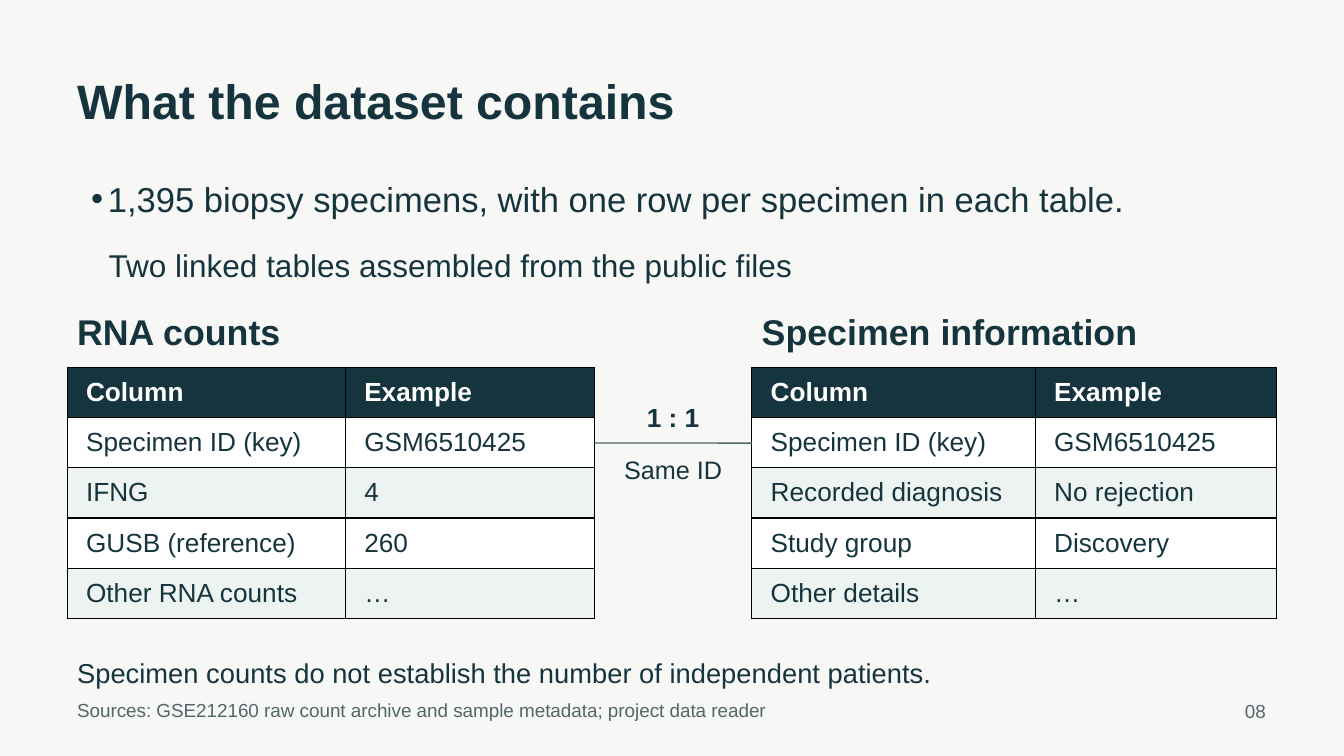
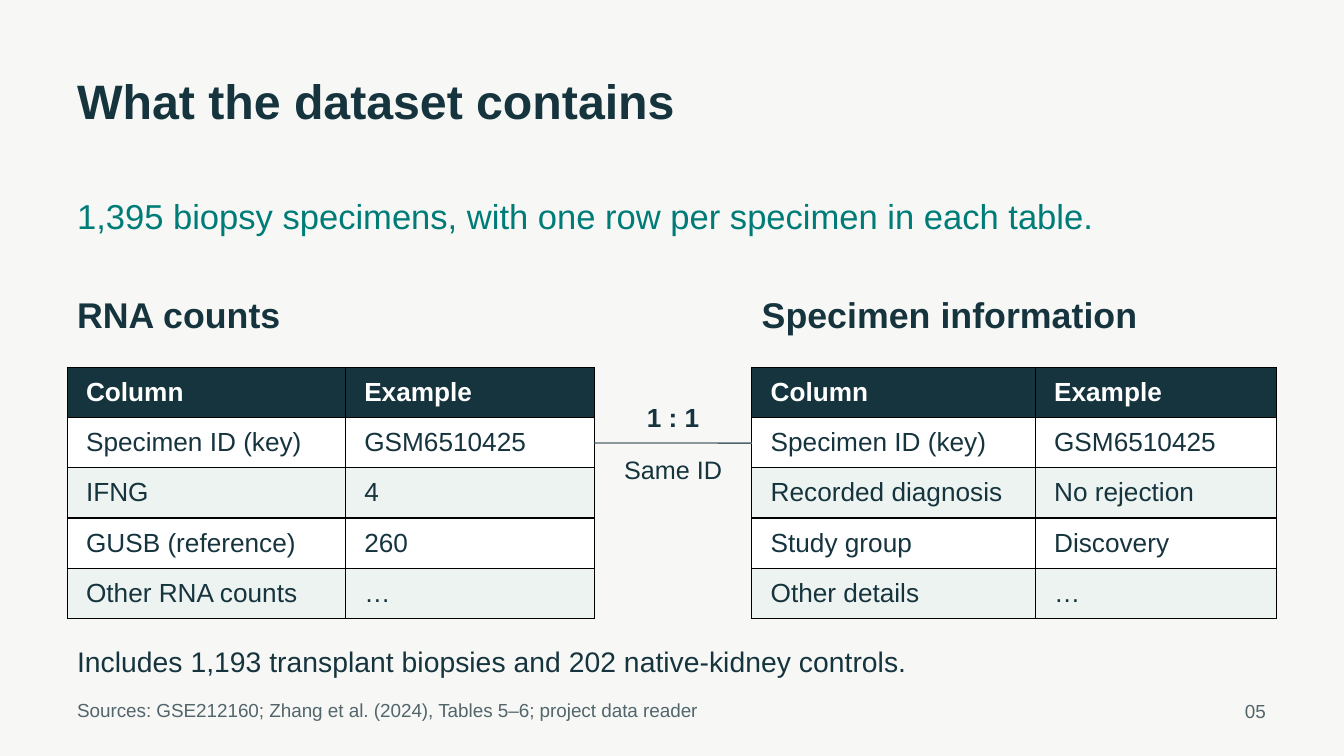
Before and after one commit to ca34525/Kidney-Biopsy-Rejection-Classifier, a slide deck: slide 5 of presentation/unos_kidney_biopsy.pptx (slide 8 before the commit). Drawn at 1344x756 pixels with LibreOffice and Linux fonts; fonts in the diff are those of the drawing. Boxes give left, top, right and bottom in pixels: in the first picture for what was removed or moved away, otherwise in the second. Text is boxed around its words. In the diff, an @@ line names an element or a change of style, - is before the commit and + after.

```diff
--- a/presentation/unos_kidney_biopsy.pptx
+++ b/presentation/unos_kidney_biopsy.pptx
@@ text "1,395 biopsy specimens, with one ..." at [77, 204, 1092, 236]: text colour #16343E to #007C78; bullet • to none; less space between paragraphs; vertical alignment top to middle @@
@@ text removed at [109, 254, 792, 283] @@
-Two linked tables assembled from the public files
@@ text "RNA counts": place and size @@
-text "RNA counts" at [77, 320, 280, 346]
+text "RNA counts" at [77, 303, 280, 329]
@@ text "Specimen information": place and size @@
-text "Specimen information" at [762, 319, 1138, 352]
+text "Specimen information" at [762, 302, 1138, 335]
@@ text added at [77, 651, 906, 678], 20.2 pt, text #16343E @@
+Includes 1,193 transplant biopsies and 202 native-kidney controls.
@@ text removed at [77, 663, 931, 688] @@
-Specimen counts do not establish the number of independent patients.
@@ text at [77, 703, 697, 721]: text changed @@
-Sources: GSE212160 raw count archive and sample metadata; project data reader
+Sources: GSE212160; Zhang et al. (2024), Tables 5–6; project data reader
@@ text at [1245, 705, 1266, 718]: text changed @@
-08
+05
```
Also in this commit, not shown: 19 other slides changed, 38 other files.
